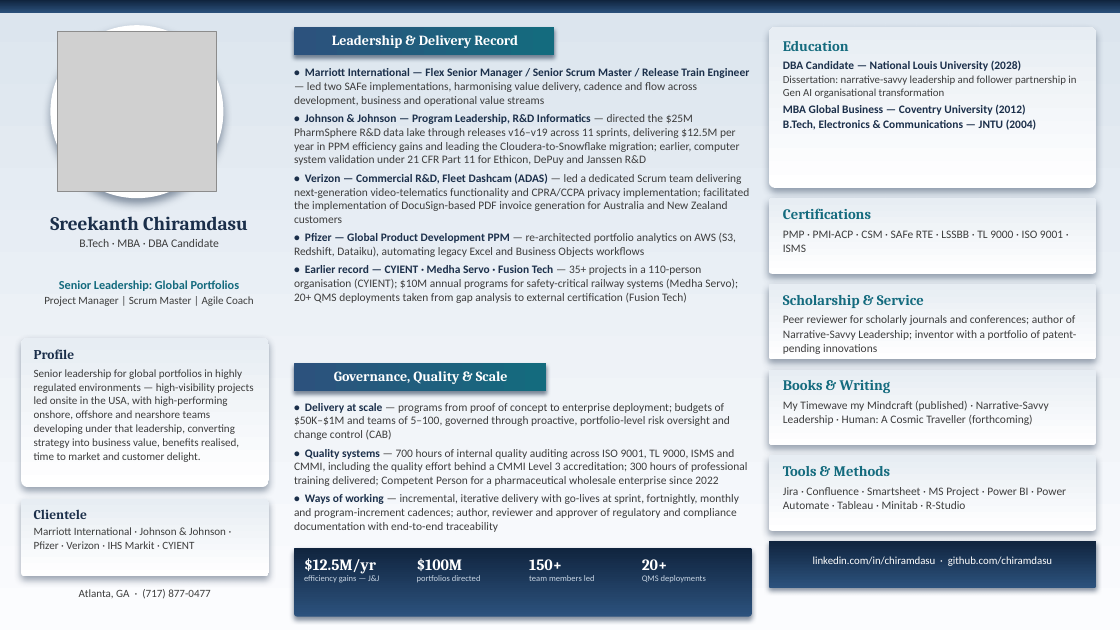
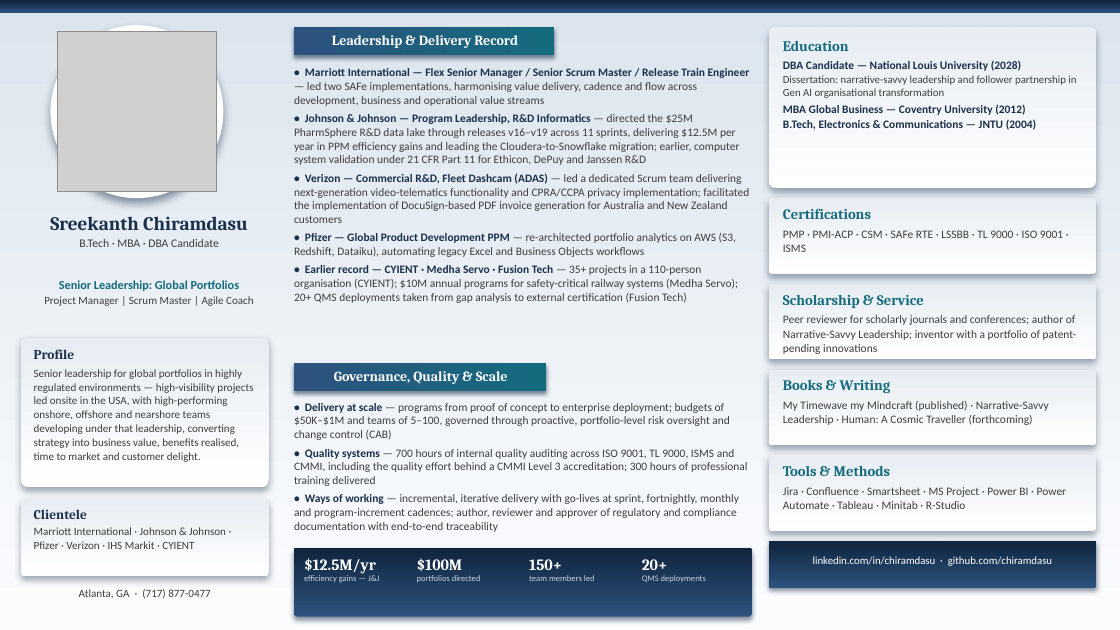
Before and after one commit to chiramdasu/chiramdasu.github.io, a slide deck: slide 1 of Sreekanth_Chiramdasu_One_Slide_Profile.pptx. Drawn at 1120x630 pixels with LibreOffice and Linux fonts; fonts in the diff are those of the drawing; grey boxes stand for pictures. Boxes give left, top, right and bottom in pixels: in the first picture for what was removed or moved away, otherwise in the second. Text is boxed around its words. In the diff, an @@ line names an element or a change of style, - is before the commit and + after.

Commit message:
Remove the UBEx Competent Person credential everywhere: bio page (hero, value card, expertise chip, research card) and one-slide PPTX/PDF/PNG

```diff
--- a/Sreekanth_Chiramdasu_One_Slide_Profile.pptx
+++ b/Sreekanth_Chiramdasu_One_Slide_Profile.pptx
@@ text at [294, 449, 748, 486]: text changed @@
-• Quality systems — 700 hours of internal quality auditing across ISO 9001, TL 9000, ISMS and CMMI, including the quality effort behind a CMMI Level 3 accreditation; 300 hours of professional training delivered; Competent Person for a pharmaceutical wholesale enterprise since 2022
+• Quality systems — 700 hours of internal quality auditing across ISO 9001, TL 9000, ISMS and CMMI, including the quality effort behind a CMMI Level 3 accreditation; 300 hours of professional training delivered
```
Also in this commit, not shown: 3 other files.
